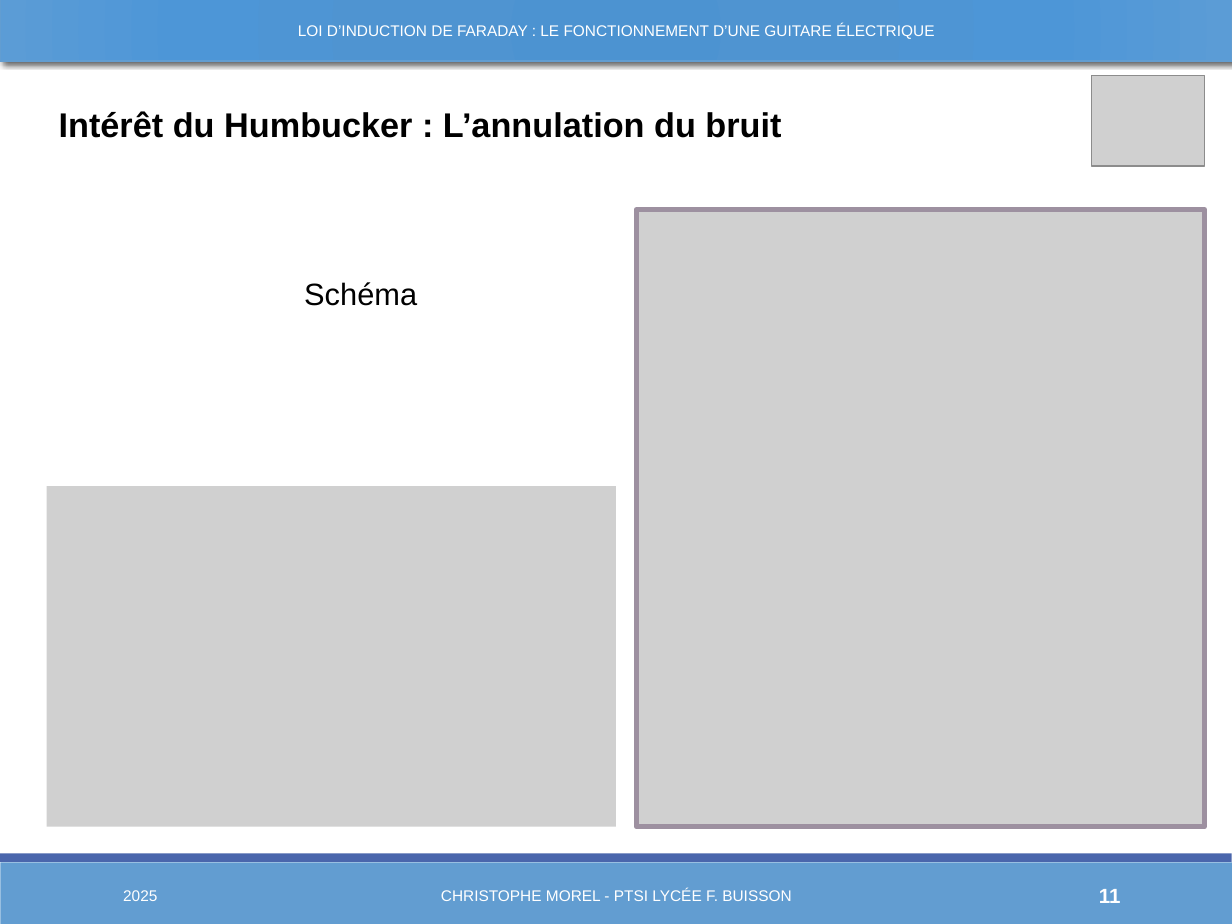
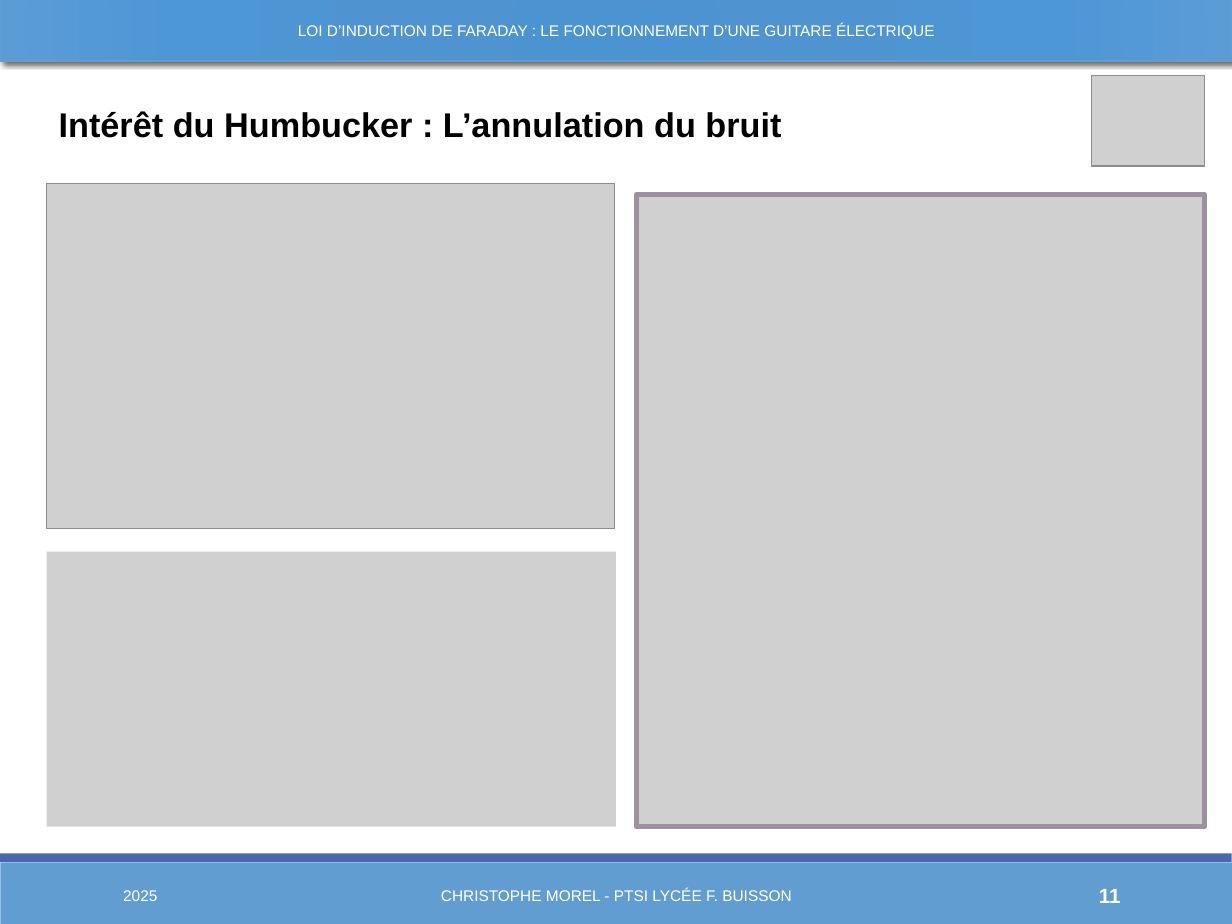
Before and after one commit to Chrismorel7/TIPE---Micro_guitare_elec, a slide deck: slide 11 of Views/Novembre.pptx. Drawn at 1232x924 pixels with LibreOffice and Linux fonts; fonts in the diff are those of the drawing; grey boxes stand for pictures. Boxes give left, top, right and bottom in pixels: in the first picture for what was removed or moved away, otherwise in the second. Text is boxed around its words. In the diff, an @@ line names an element or a change of style, - is before the commit and + after.

```diff
--- a/Views/Novembre.pptx
+++ b/Views/Novembre.pptx
@@ picture added at (47, 184, 615, 529) @@
@@ picture: place and size @@
-picture at (637, 209, 1205, 827)
+picture at (637, 195, 1205, 827)
@@ text removed at (304, 282, 417, 306) @@
-Schéma
@@ picture: place and size @@
-picture at (47, 487, 616, 827)
+picture at (47, 552, 616, 827)
```
Also in this commit, not shown: 4 other slides changed, 18 other files.
